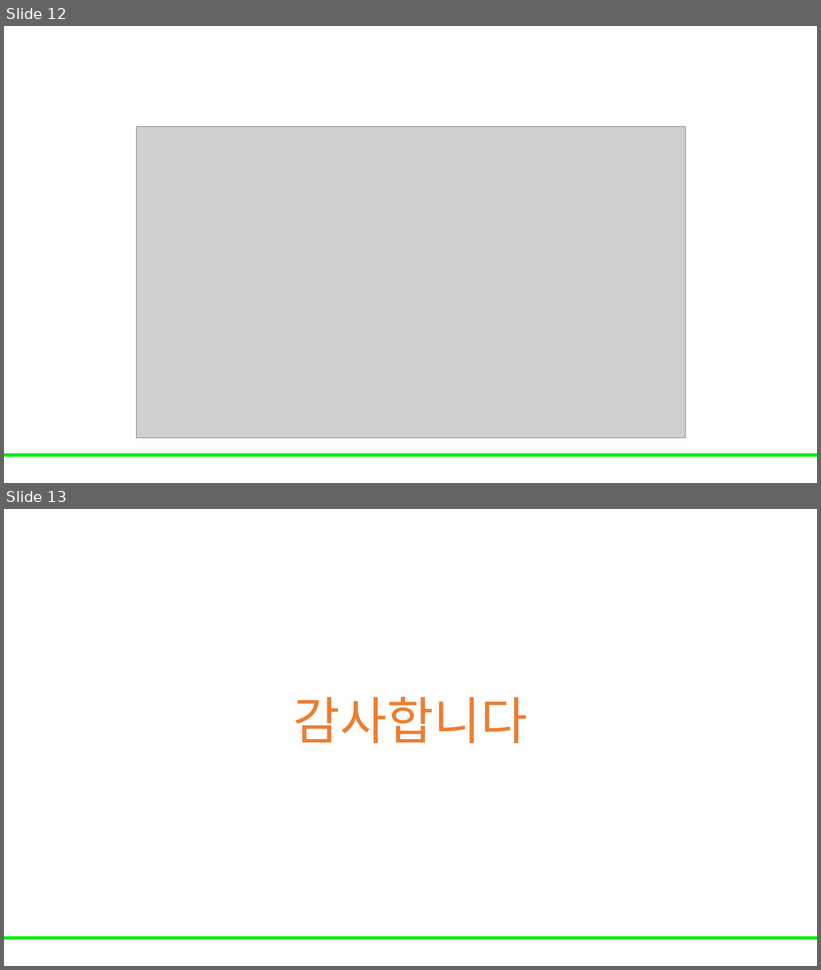
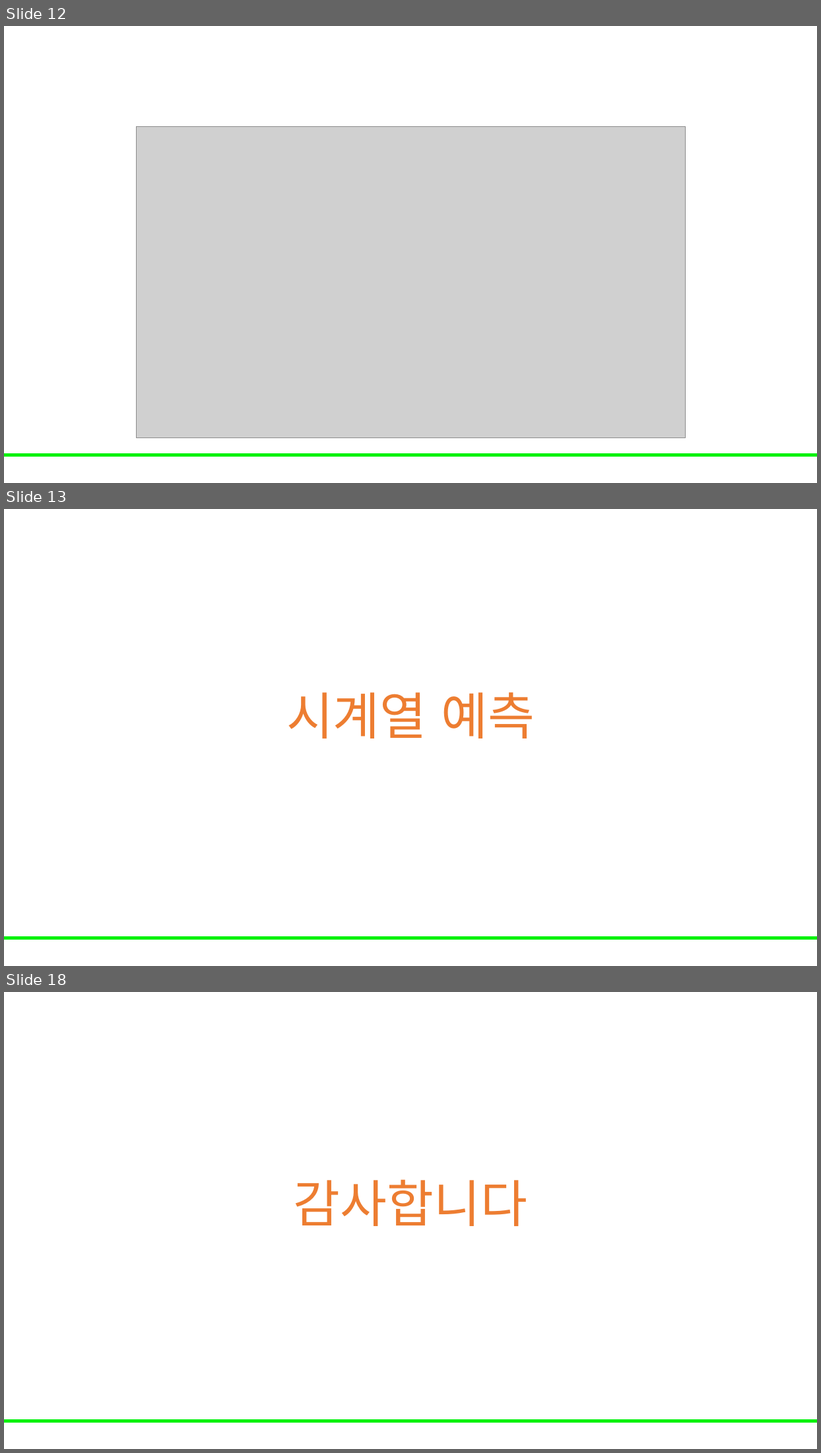
Before and after one commit to Leader-Lesson/KDT_RE_5th, a slide deck: material/5_AI/05_시계열 분석.pptx. Shown one above the other, each under a label of ours: slides 12 and 13 before the commit, slides 12, 13 and 18 after it; the slides between them are not shown. The pictures are 821x970 and 821x1453 pixels, drawn with LibreOffice and Linux fonts; fonts in the diff are those of the drawing; grey boxes stand for pictures; background and template pictures are left out. Boxes give left, top, right and bottom in pixels: in the first picture for what was removed or moved away, otherwise in the second. Text is boxed around its words. In the diff, an @@ line names an element or a change of style, - is before the commit and + after.

Commit message:
시계열 분석 ppt 업데이트

```diff
--- a/material/5_AI/05_시계열 분석.pptx
+++ b/material/5_AI/05_시계열 분석.pptx
@@ slide 13 added at (4, 509, 817, 966), background #FFFFFF; not listed: 1 template element that a slide beside it also shows @@
@@ title added at (286, 692, 535, 739), 60 pt, text #ED7D31 @@
+시계열 예측
@@ what was slide 13 is now slide 18 @@
```
Also in this commit, not shown: 4 other slides added.
